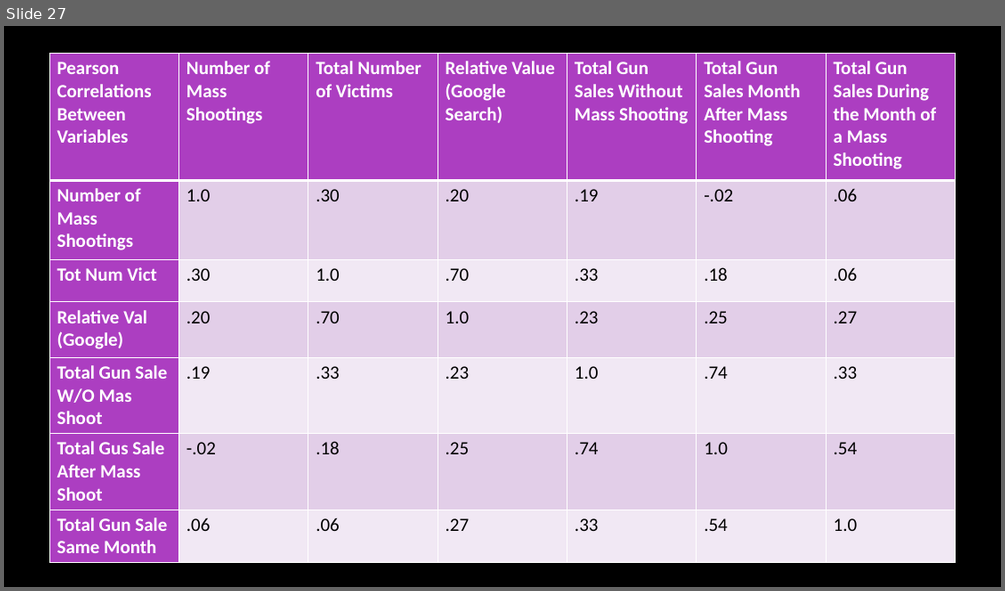
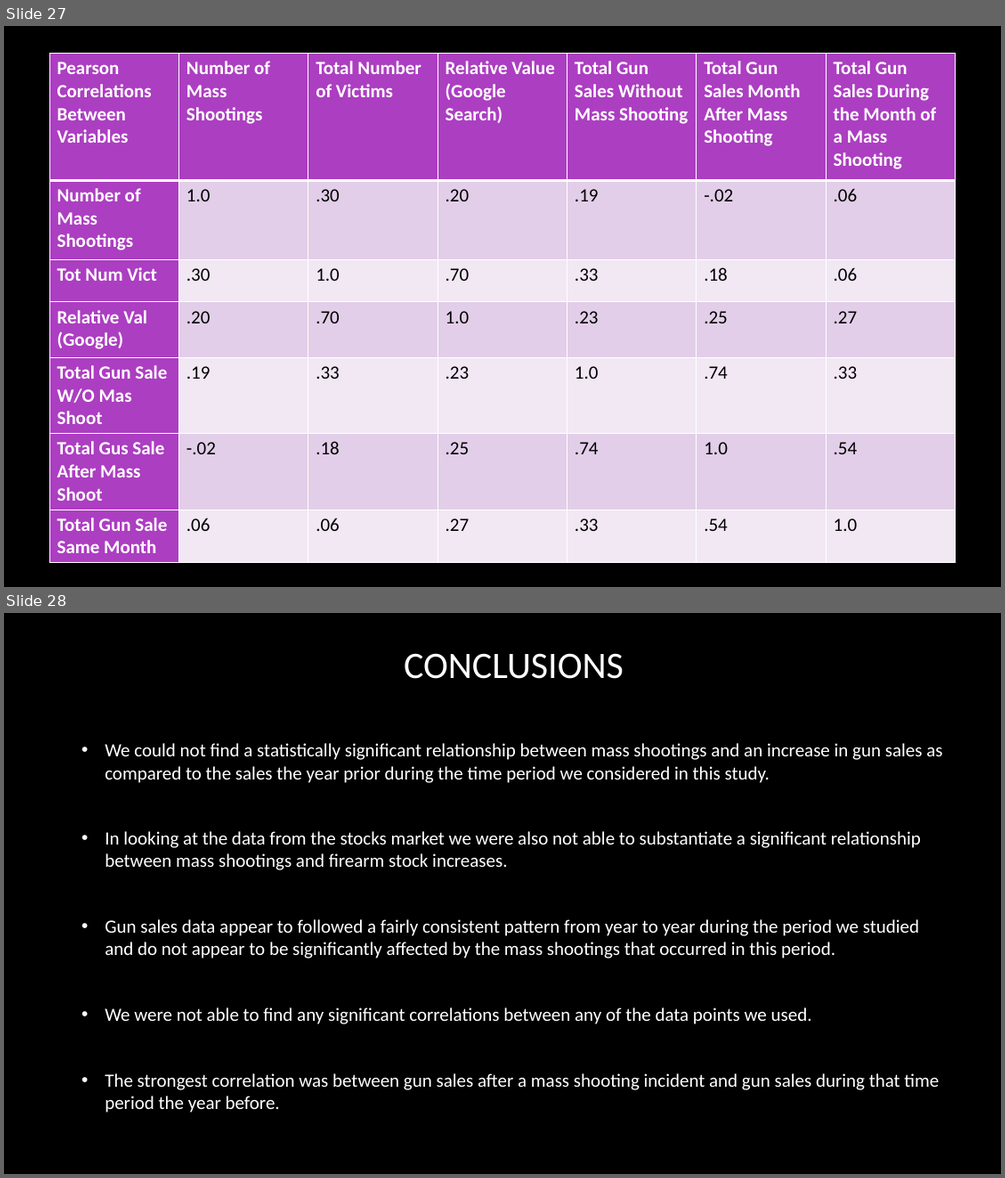
Before and after one commit to tmartinez52/Driving-Gun-Sales, a slide deck: Data Merged/Mass Shooting and Gun purchases in U.S.A .pptx. Shown one above the other, each under a label of ours: slide 27 before the commit, slides 27 and 28 after it. The pictures are 1005x591 and 1005x1178 pixels, drawn with LibreOffice and Linux fonts; fonts in the diff are those of the drawing; background and template pictures are left out. Boxes give left, top, right and bottom in pixels: in the first picture for what was removed or moved away, otherwise in the second. Text is boxed around its words. In the diff, an @@ line names an element or a change of style, - is before the commit and + after.

```diff
--- a/Data Merged/Mass Shooting and Gun purchases in U.S.A .pptx
+++ b/Data Merged/Mass Shooting and Gun purchases in U.S.A .pptx
@@ slide 28 added at (4,613,1001,1174), background picture (left out) @@
@@ title added at (404,653,623,679), 36 pt, text #FFFFFF @@
+CONCLUSIONS
@@ text added at (105,743,942,1112), 18 pt, text #FFFFFF @@
+• We could not find a statistically significant relationship between mass shootings and an increase in gun sales as compared to the sales the year prior during the time period we considered in this study.
+• In looking at the data from the stocks market we were also not able to substantiate a significant relationship between mass shootings and firearm stock increases.
+• Gun sales data appear to followed a fairly consistent pattern from year to year during the period we studied and do not appear to be significantly affected by the mass shootings that occurred in this period.
+• We were not able to find any significant correlations between any of the data points we used.
+• The strongest correlation was between gun sales after a mass shooting incident and gun sales during that time period the year before.
```
Also in this commit, not shown: 1 other slide added, 1 slide removed, 7 other files.
